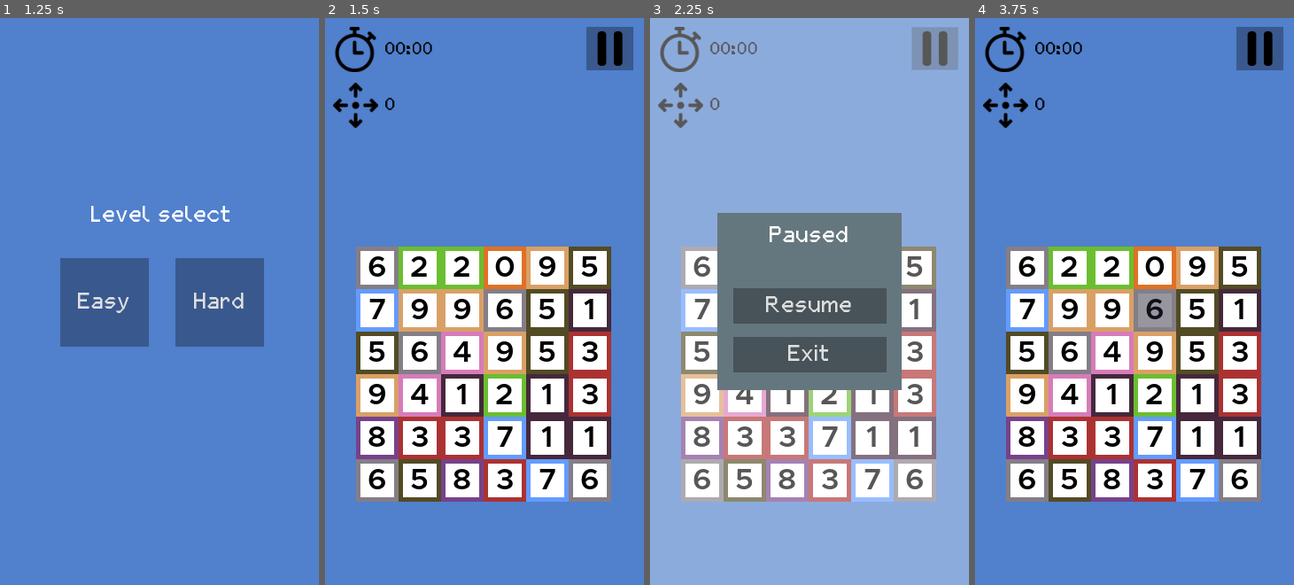
Above: before the commit, frames 1-4 (left to right).
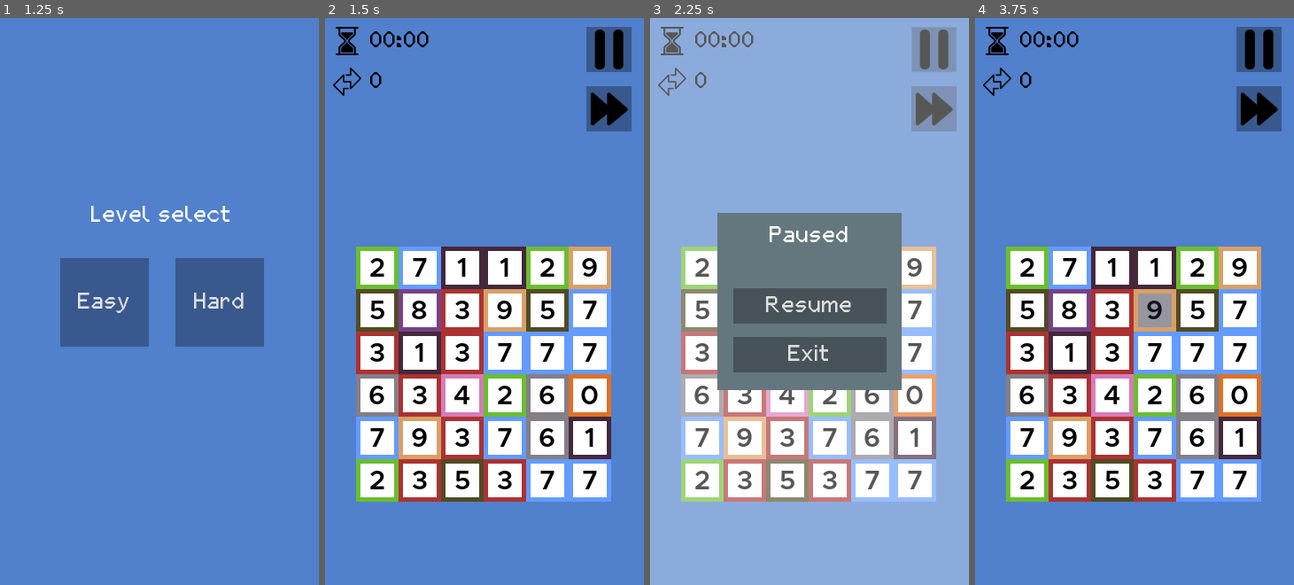
Above: after the commit, the same moments.

Repository: BKopysc/NumericSwipeG3
Game: Godot game, scene res://main.tscn
The game is run twice, just before and just after one commit, with the same random seed, the same clock (stepped at 60 frames per second) and the same inputs.
Inputs (mouse positions are in pixels of both pictures, inside the frame that each line leads up to; where the layout moved, square brackets give the same spot in the first picture):
- Up to frame 1 (1.25 s): click "Play" at 0.5 s
- Up to frame 2 (1.5 s): click "Easy" at 1.25 s
- Up to frame 3 (2.25 s): click (933, 52) [933, 46] at 2 s
- Up to frame 4 (3.75 s): click (1258, 108) at 2.77 s; click "Resume" at 3.5 s

Frame 1 is identical in both runs. In frame 2, 17% of the frame differs, in the area x 2-97%, y 1-86%; in frame 3, 10%; in frame 4, 17%.

Commit message:
gui fixes

Diff:
--- a/Global.gd
+++ b/Global.gd
@@ -2,6 +2,10 @@
 
 var level_selected = 0
 var session_high_score = 0
+var previous_game = 0
+var previous_timer_ctr = 0
+var previous_move_ctr = 0
+var is_high_score = false
 
 const TileVariants = {
 	BLANK = "blank",
@@ -17,6 +21,18 @@
 	EIGHT = "8",
 	NINE = "9"
 	}
+
+func set_previous_game(timer_ctr, move_ctr, score):
+	previous_game = score
+	previous_move_ctr = move_ctr
+	previous_timer_ctr = timer_ctr
+	if(score > session_high_score):
+		session_high_score = score
+		is_high_score = true
+
+func disable_high_score_flag():
+	is_high_score = false
+
 
 func getTileVariants():
 	return TileVariants
--- /dev/null
+++ b/font-micra-big.tres
@@ -0,0 +1,9 @@
+[gd_resource type="DynamicFont" load_steps=2 format=2]
+
+[ext_resource path="res://assets/fontmicra.ttf" type="DynamicFontData" id=1]
+
+[resource]
+size = 40
+use_mipmaps = true
+use_filter = true
+font_data = ExtResource( 1 )
--- a/font-tiles.tres
+++ b/font-tiles.tres
@@ -3,5 +3,5 @@
 [ext_resource path="res://assets/metropolis.semi-bold.otf" type="DynamicFontData" id=1]
 
 [resource]
-size = 34
+size = 30
 font_data = ExtResource( 1 )
--- /dev/null
+++ b/hud/EndHud.gd
@@ -0,0 +1,21 @@
+extends Control
+
+
+
+# Called when the node enters the scene tree for the first time.
+func _ready():
+	if(Global.is_high_score):
+		$CanvasLayer/NewBestScoreLabel.show()
+		Global.disable_high_score_flag()
+
+	$CanvasLayer/VBoxContainer/TimeLabel.text += str(Global.previous_timer_ctr)
+	$CanvasLayer/VBoxContainer/MovesLabel.text += str(Global.previous_move_ctr)
+	$CanvasLayer/VBoxContainer/HBoxContainer/AllScoreLabel.text += str(Global.previous_game)
+
+# Called every frame. 'delta' is the elapsed time since the previous frame.
+#func _process(delta):
+#	pass
+
+
+func _on_Button_pressed():
+	get_tree().change_scene("res://Main.tscn")
--- /dev/null
+++ b/hud/EndHud.tscn
@@ -0,0 +1,104 @@
+[gd_scene load_steps=5 format=2]
+
+[ext_resource path="res://font-micra-big.tres" type="DynamicFont" id=1]
+[ext_resource path="res://hud/Background.tscn" type="PackedScene" id=2]
+[ext_resource path="res://basic-theme.tres" type="Theme" id=3]
+[ext_resource path="res://hud/EndHud.gd" type="Script" id=4]
+
+[node name="EndHud" type="Control"]
+script = ExtResource( 4 )
+
+[node name="CanvasLayer" type="CanvasLayer" parent="."]
+
+[node name="Label" type="Label" parent="CanvasLayer"]
+anchor_left = 0.5
+anchor_right = 0.5
+margin_left = -102.5
+margin_top = 112.0
+margin_right = 102.5
+margin_bottom = 162.0
+theme = ExtResource( 3 )
+custom_fonts/font = ExtResource( 1 )
+text = "Cleared!"
+
+[node name="NewBestScoreLabel" type="Label" parent="CanvasLayer"]
+visible = false
+anchor_left = 0.5
+anchor_right = 0.5
+margin_left = -60.5
+margin_top = 61.0
+margin_right = 60.5
+margin_bottom = 86.0
+theme = ExtResource( 3 )
+custom_colors/font_color = Color( 0.141176, 0.117647, 0.435294, 1 )
+text = "New best!"
+
+[node name="VBoxContainer" type="VBoxContainer" parent="CanvasLayer"]
+anchor_left = 0.5
+anchor_top = 0.5
+anchor_right = 0.5
+anchor_bottom = 0.5
+margin_left = -180.0
+margin_top = -75.0
+margin_right = 180.0
+margin_bottom = 75.0
+alignment = 1
+
+[node name="TimeLabel" type="Label" parent="CanvasLayer/VBoxContainer"]
+margin_top = 6.0
+margin_right = 360.0
+margin_bottom = 31.0
+theme = ExtResource( 3 )
+text = "Time: "
+align = 1
+
+[node name="Label4" type="Label" parent="CanvasLayer/VBoxContainer"]
+margin_top = 35.0
+margin_right = 360.0
+margin_bottom = 60.0
+theme = ExtResource( 3 )
+text = "x"
+align = 1
+
+[node name="MovesLabel" type="Label" parent="CanvasLayer/VBoxContainer"]
+margin_top = 64.0
+margin_right = 360.0
+margin_bottom = 89.0
+theme = ExtResource( 3 )
+text = "Moves: "
+align = 1
+
+[node name="HBoxContainer" type="HBoxContainer" parent="CanvasLayer/VBoxContainer"]
+margin_top = 93.0
+margin_right = 360.0
+margin_bottom = 143.0
+alignment = 1
+
+[node name="Label4" type="Label" parent="CanvasLayer/VBoxContainer/HBoxContainer"]
+margin_left = 163.0
+margin_right = 193.0
+margin_bottom = 50.0
+custom_fonts/font = ExtResource( 1 )
+text = "="
+
+[node name="AllScoreLabel" type="Label" parent="CanvasLayer/VBoxContainer/HBoxContainer"]
+margin_left = 197.0
+margin_right = 197.0
+margin_bottom = 50.0
+custom_fonts/font = ExtResource( 1 )
+
+[node name="Button" type="Button" parent="CanvasLayer"]
+anchor_left = 0.5
+anchor_top = 1.0
+anchor_right = 0.5
+anchor_bottom = 1.0
+margin_left = -60.0
+margin_top = -142.0
+margin_right = 60.0
+margin_bottom = -96.0
+theme = ExtResource( 3 )
+text = "Back"
+
+[node name="Background" parent="." instance=ExtResource( 2 )]
+
+[connection signal="pressed" from="CanvasLayer/Button" to="." method="_on_Button_pressed"]
--- a/hud/LevelHud.tscn
+++ b/hud/LevelHud.tscn
@@ -1,11 +1,12 @@
-[gd_scene load_steps=7 format=2]
+[gd_scene load_steps=8 format=2]
 
-[ext_resource path="res://assets/hud/stopwatch64.png" type="Texture" id=1]
+[ext_resource path="res://assets/hud/arrows.png" type="Texture" id=1]
 [ext_resource path="res://basic-theme.tres" type="Theme" id=2]
-[ext_resource path="res://assets/hud/move64.png" type="Texture" id=3]
+[ext_resource path="res://assets/hud/sand-clock.png" type="Texture" id=3]
 [ext_resource path="res://assets/hud/pause64.png" type="Texture" id=4]
 [ext_resource path="res://hud/LevelHud.gd" type="Script" id=5]
 [ext_resource path="res://hud/PauseHud.tscn" type="PackedScene" id=6]
+[ext_resource path="res://assets/hud/fast-forward.png" type="Texture" id=7]
 
 [node name="LevelHud" type="Control"]
 anchor_right = 1.0
@@ -18,61 +19,69 @@
 margin_left = 9.0
 margin_top = 10.0
 margin_right = 161.0
-margin_bottom = 74.0
-rect_scale = Vector2( 0.8, 0.8 )
+margin_bottom = 42.0
 custom_constants/separation = 10
 
 [node name="TextureRect" type="TextureRect" parent="CanvasLayer/HBoxContainerTimer"]
-margin_right = 64.0
-margin_bottom = 64.0
-texture = ExtResource( 1 )
+margin_right = 32.0
+margin_bottom = 32.0
+texture = ExtResource( 3 )
 
 [node name="TimeLabel" type="Label" parent="CanvasLayer/HBoxContainerTimer"]
-margin_left = 74.0
-margin_top = 19.0
-margin_right = 142.0
-margin_bottom = 44.0
+margin_left = 42.0
+margin_top = 3.0
+margin_right = 110.0
+margin_bottom = 28.0
 theme = ExtResource( 2 )
 custom_colors/font_color = Color( 0, 0, 0, 1 )
 text = "00:00"
 
 [node name="HBoxContainerMove" type="HBoxContainer" parent="CanvasLayer"]
 margin_left = 9.0
-margin_top = 73.0
+margin_top = 56.0
 margin_right = 161.0
-margin_bottom = 137.0
-rect_scale = Vector2( 0.8, 0.8 )
+margin_bottom = 88.0
 custom_constants/separation = 10
 
 [node name="TextureRect" type="TextureRect" parent="CanvasLayer/HBoxContainerMove"]
-margin_right = 64.0
-margin_bottom = 64.0
-texture = ExtResource( 3 )
+margin_right = 32.0
+margin_bottom = 32.0
+texture = ExtResource( 1 )
 
 [node name="MoveLabel" type="Label" parent="CanvasLayer/HBoxContainerMove"]
-margin_left = 74.0
-margin_top = 19.0
-margin_right = 89.0
-margin_bottom = 44.0
+margin_left = 42.0
+margin_top = 3.0
+margin_right = 57.0
+margin_bottom = 28.0
 theme = ExtResource( 2 )
 custom_colors/font_color = Color( 0, 0, 0, 1 )
 text = "0"
 
-[node name="PauseButton" type="Button" parent="CanvasLayer"]
-anchor_left = 1.0
-anchor_right = 1.0
-margin_left = -64.9999
+[node name="VBoxContainer" type="VBoxContainer" parent="CanvasLayer"]
+margin_left = 295.0
 margin_top = 10.0
-margin_right = 11.0001
-margin_bottom = 80.0
-rect_scale = Vector2( 0.7, 0.7 )
+margin_right = 335.0
+margin_bottom = 50.0
+rect_scale = Vector2( 0.8, 0.8 )
+custom_constants/separation = 20
+
+[node name="PauseButton" type="Button" parent="CanvasLayer/VBoxContainer"]
+margin_right = 64.0
+margin_bottom = 64.0
 theme = ExtResource( 2 )
 icon = ExtResource( 4 )
 icon_align = 1
 
+[node name="Button" type="Button" parent="CanvasLayer/VBoxContainer"]
+margin_top = 84.0
+margin_right = 64.0
+margin_bottom = 148.0
+theme = ExtResource( 2 )
+icon = ExtResource( 7 )
+
 [node name="PauseHud" parent="." instance=ExtResource( 6 )]
 visible = false
 
-[connection signal="pressed" from="CanvasLayer/PauseButton" to="." method="_on_PauseButton_pressed"]
+[connection signal="pressed" from="CanvasLayer/VBoxContainer/PauseButton" to="." method="_on_PauseButton_pressed"]
 [connection signal="exit_pressed" from="PauseHud" to="." method="_on_PauseHud_exit_pressed"]
 [connection signal="resume_pressed" from="PauseHud" to="." method="_on_PauseHud_resume_pressed"]
--- a/levels/DefaultLevel.gd
+++ b/levels/DefaultLevel.gd
@@ -8,7 +8,7 @@
 # Called when the node enters the scene tree for the first time.
 func _ready():
 	$BasicTimer.start()
-
+	level_selected = Global.level_selected
 
 # Called every frame. 'delta' is the elapsed time since the previous frame.
 #func _process(delta):
@@ -34,3 +34,10 @@
 func _on_TileContainer_moved(is_success):
 	move_ctr += 1
 	$LevelHud/CanvasLayer/HBoxContainerMove/MoveLabel.text = str(move_ctr)
+
+
+
+func _on_TileContainer_game_end():
+	var score = timer_ctr*move_ctr
+	Global.set_previous_game(timer_ctr, move_ctr, score)
+	get_tree().change_scene("res://hud/EndHud.tscn")
--- a/levels/DefaultLevel.tscn
+++ b/levels/DefaultLevel.tscn
@@ -20,4 +20,5 @@
 [connection signal="game_exited" from="LevelHud" to="." method="_on_LevelHud_game_exited"]
 [connection signal="game_paused" from="LevelHud" to="." method="_on_LevelHud_game_paused"]
 [connection signal="timeout" from="BasicTimer" to="." method="_on_BasicTimer_timeout"]
+[connection signal="game_end" from="TileContainer" to="." method="_on_TileContainer_game_end"]
 [connection signal="moved" from="TileContainer" to="." method="_on_TileContainer_moved"]
--- a/tiles/SimpleTile.gd
+++ b/tiles/SimpleTile.gd
@@ -66,9 +66,6 @@
 	if(event is InputEventMouseButton and event.pressed):
 		$SelectedTexture.show()
 		emit_signal("pressed", self.rect_position, self.location)
-	elif(event is InputEventMouseMotion):
-		if(!$HoverTexture.visible):
-			$HoverTexture.show()
 
 
 func hide_tile():
--- a/tiles/SimpleTile.tscn
+++ b/tiles/SimpleTile.tscn
@@ -23,7 +23,7 @@
 anchor_right = 0.5
 anchor_bottom = 0.5
 margin_left = -24.0
-margin_top = -24.0
+margin_top = -21.0
 margin_right = 24.0
 margin_bottom = 24.0
 custom_colors/font_color = Color( 0, 0, 0, 1 )
--- a/tiles/TileContainer.gd
+++ b/tiles/TileContainer.gd
@@ -6,34 +6,44 @@
 # var b = "text"
 
 signal moved
+signal game_end
 
 var line_started: bool = false
 var tile_arr= []
 var tile_child_arr=[]
 var current_tiles = []
+var cleared=0
+var max_score=0
 
 # Called when the node enters the scene tree for the first time.
 func _ready():
 	tile_arr = _create_map(6,6)
+	max_score = 6*6
 	tile_child_arr = _create_map(6,6)
 	_reset_current_tiles()
-	set_tiles(6, 48)
+	_set_tiles(6, 48, Global.level_selected)
 	#print(tile_child_arr)
 
-func set_tiles(xy_tiles, tile_size):
+
+func _set_tiles(xy_tiles, tile_size, level):
 	randomize()
 	var current_x = 0
 	var current_y = 0
 
+	var random_range = 10 if level == 0 else 100
+
 	for n in xy_tiles:
 		for m in xy_tiles:
-			var value = randi() % 10
+			var value = randi() % random_range
 			var loc = Vector2(n,m)
 			var tile = tile_scene.instance()
 			var x= m*tile_size
 			var y= n*tile_size
 			tile.set_position(Vector2(x,y))
-			tile.set_tile(str(value), value,loc)
+			if(level == 0):
+				tile.set_tile(str(value), value,loc)
+			else:
+				tile.set_tile(Global.TileVariants.DEFAULT, value, loc)
 			tile.connect("pressed", self, "_on_tile_pressed")
 			$Container.add_child(tile)
 			tile_arr[n][m] = value
@@ -172,8 +182,12 @@
 		var tile_check_y = tiles_to_check[n].loc.y
 		$Container.get_child(tile_child_arr[tile_check_x][tile_check_y]).hide_tile()
 		tile_arr[tile_check_x][tile_check_y] = -1
+		cleared += 1
 
 	emit_signal("moved", true)
+
+	if(cleared == max_score):
+		emit_signal("game_end")
 
 func _on_LineTimer_timeout():
 	$LineRect.hide()
Binary file added: assets/hud/arrows.png
Not shown, added: assets/hud/arrows.png.import
Binary file added: assets/hud/fast-forward.png
Not shown, added: assets/hud/fast-forward.png.import
Binary file added: assets/hud/sand-clock.png
Not shown, added: assets/hud/sand-clock.png.import
